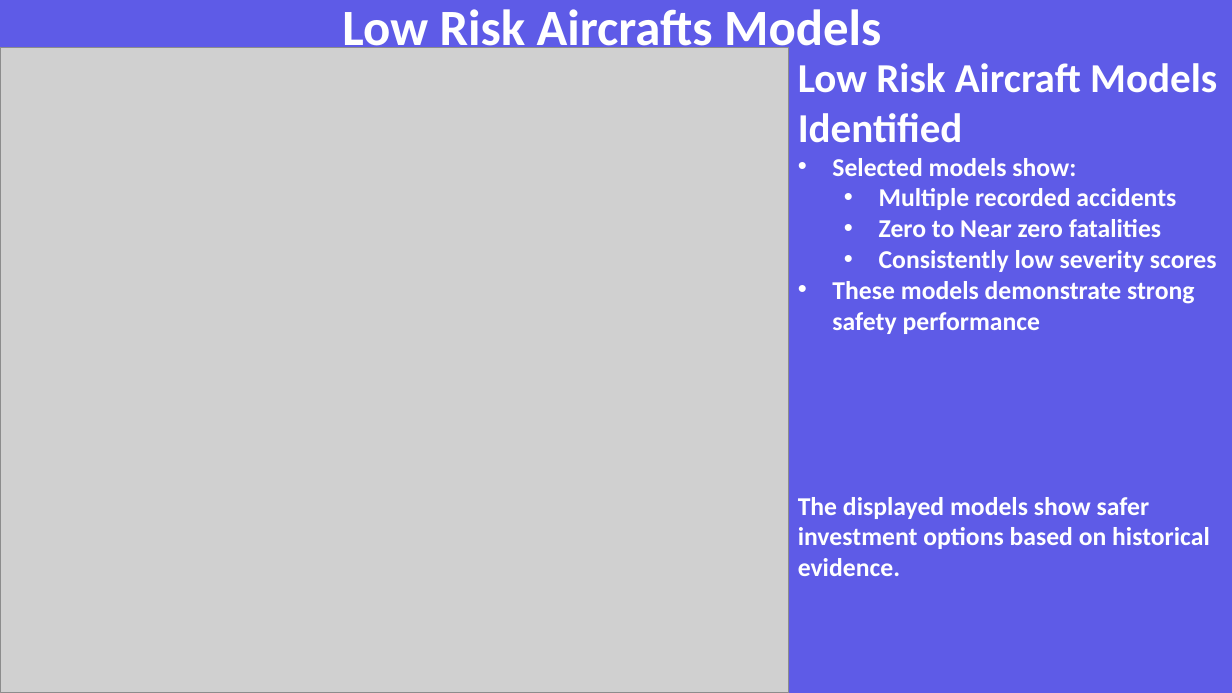
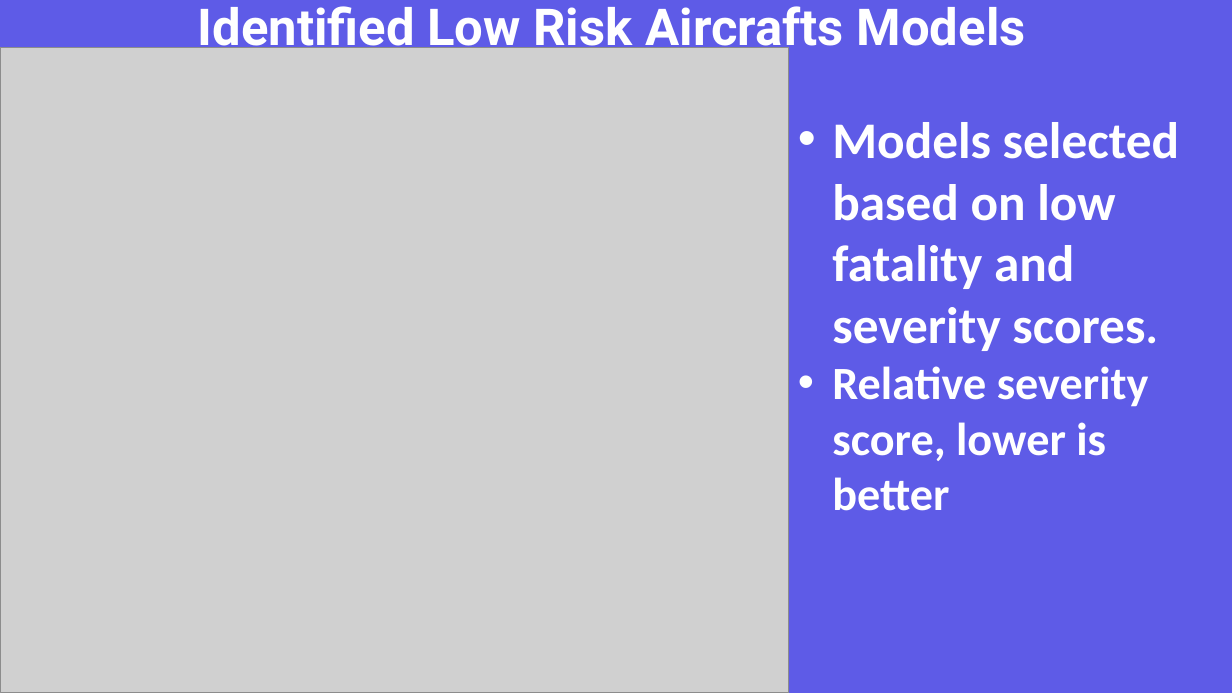
Before and after one commit to ChairoSolutions/New-Aviation-LowRisk-AircraftPurchase-Project, a slide deck: slide 7 of Presentation/Low Risk Aircraft Selection Using Historical Aviation Accident Data.pptx (slide 9 before the commit). Drawn at 1232x693 pixels with LibreOffice and Linux fonts; fonts in the diff are those of the drawing; grey boxes stand for pictures. Boxes give left, top, right and bottom in pixels: in the first picture for what was removed or moved away, otherwise in the second. Text is boxed around its words. In the diff, an @@ line names an element or a change of style, - is before the commit and + after.

```diff
--- a/Presentation/Low Risk Aircraft Selection Using Historical Aviation Accident Data.pptx
+++ b/Presentation/Low Risk Aircraft Selection Using Historical Aviation Accident Data.pptx
@@ title at bbox=[198, 0, 1026, 57]: text changed; font Calibri to Roboto @@
-Low Risk Aircrafts Models
+Identified Low Risk Aircrafts Models
@@ text at bbox=[832, 122, 1180, 511]: text changed; size 20 to 40 pt @@
-Low Risk Aircraft Models Identified
-• Selected models show:
-  • Multiple recorded accidents
-  • Zero to Near zero fatalities
-  • Consistently low severity scores
-• These models demonstrate strong safety performance
-The displayed models show safer investment options based on historical evidence.
+• Models selected based on low fatality and severity scores.
+• Relative severity score, lower is better
```
Also in this commit, not shown: 8 other slides changed, 1 slide added, 6 slides removed, 8 other files.
